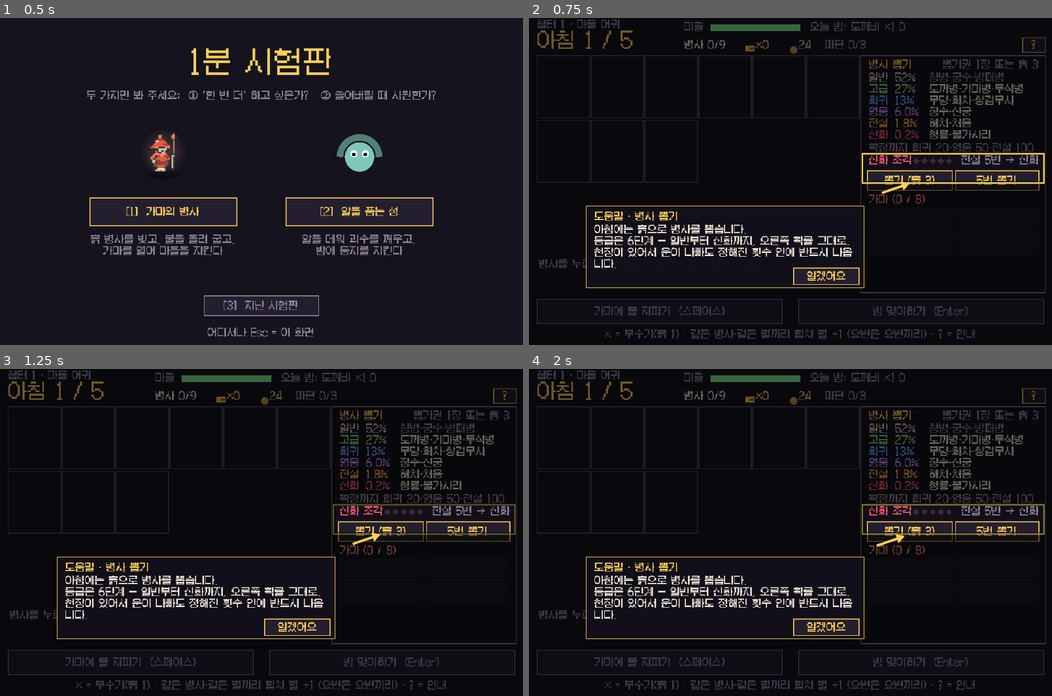
Above: before the commit, frames 1-4 (two rows, left to right).
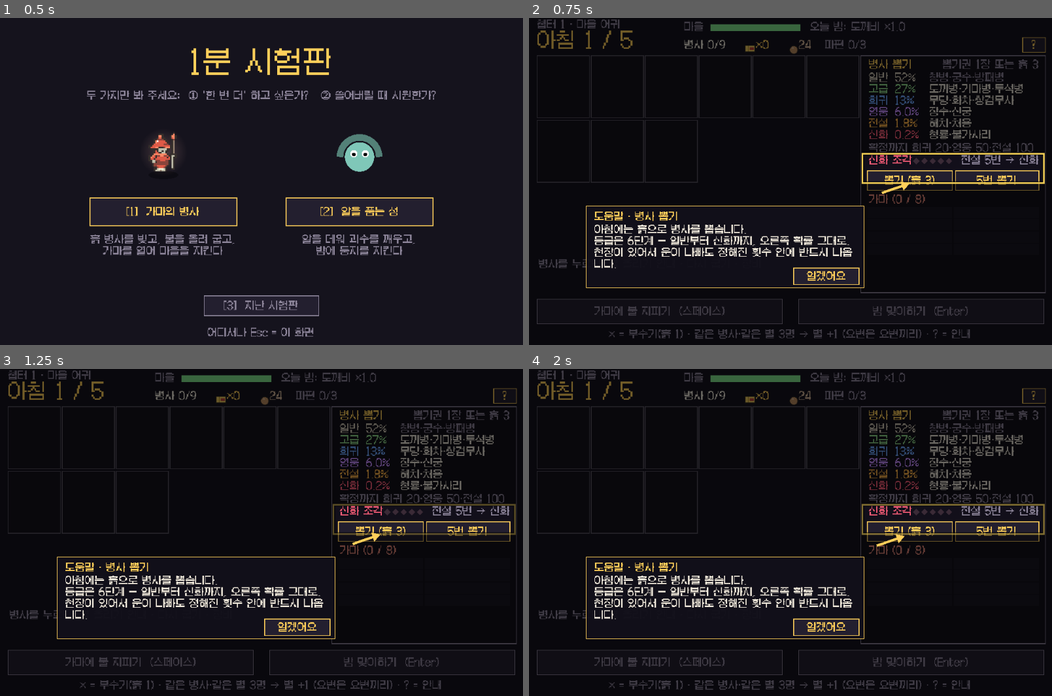
Above: after the commit, the same moments.

Repository: ychan94/game
Game: Godot game, scene res://src/game/launcher.tscn
Two runs of this game, one before a commit and one after it. Both use one fixed random seed, a clock stepped at 60 frames per second and the inputs below.
Inputs (mouse positions are in pixels of both pictures, inside the frame that each line leads up to):
- Up to frame 1 (0.5 s): no input
- Up to frame 2 (0.75 s): tap Enter at 0.5 s; move the mouse to (905, 165) at 0.52 s; hold D from 0.53 s (still down); tap 1 at 0.6 s; click (905, 165) at 0.67 s
- Up to frame 3 (1.25 s): keep holding D; tap Space at 0.77 s
- Up to frame 4 (2 s): release D at 1.25 s; tap Space at 1.25 s; drag from (685, 548) to (764, 597) at 1.27 s

Frame 1 is identical in both runs. In frame 2, 0.8% of the frame differs, in the area x 13-86%, y 70-98%; in frame 3, 0.8%; in frame 4, 0.8%.

Commit message:
별 올리기: 모든 단계를 같은 병사·같은 별 3명으로
사용자: "그럼 별 5개까지는 확장하는거 그대로 가고, 별을 업그레이드할 때,
같은 거 3개씩만 합쳐서 하는걸로 하자."

- data.gd MERGE_COUNT 3, merge_need 는 늘 3 (★1→★5, 요변은 요변끼리 그대로)
- 튜토리얼·안내 문구, 테스트 갱신

검사: p0 8, p1 37 (5밤·챕터 균형 포함), boss 5 통과. 재미 판단은 사용자 몫.

Co-Authored-By: Claude Opus 5.5 <noreply@anthropic.com>
Claude-Session: https://claude.ai/code/session_013YWHGz7E5qjq6QhV64LkwS

Diff:
--- a/src/game/kiln_scene.gd
+++ b/src/game/kiln_scene.gd
@@ -356,7 +356,7 @@
 	# 진행
 	button(Rect2(10, 344, 300, 30), "가마에 불 지피기  (스페이스)", "fire_go", C["fire"].lightened(0.3), not run.queue.is_empty())
 	button(Rect2(330, 344, 300, 30), "밤 맞이하기  (Enter)" if run.queue.is_empty() else "가마를 먼저 여세요", "night_go", C["accent"], run.queue.is_empty() and not run.army.is_empty())
-	text(Vector2(0, 392), "× = 부수기(흙 %d) · 같은 병사·같은 별끼리 합쳐 별 +1 (요변은 요변끼리) · ? = 안내" % PD.CLAY_SMASH_BACK, C["dim"], 12, 640.0, HORIZONTAL_ALIGNMENT_CENTER)
+	text(Vector2(0, 392), "× = 부수기(흙 %d) · 같은 병사·같은 별 3명 → 별 +1 (요변은 요변끼리) · ? = 안내" % PD.CLAY_SMASH_BACK, C["dim"], 12, 640.0, HORIZONTAL_ALIGNMENT_CENTER)
 	if show_help:
 		_draw_help()
 	elif tut_now != "":
@@ -507,8 +507,8 @@
 const TUT := {
 	"draw": ["병사 뽑기", "아침에는 흙으로 병사를 뽑습니다.\n등급은 6단계 — 일반부터 신화까지, 오른쪽 확률 그대로.\n천장이 있어서 운이 나빠도 정해진 횟수 안에 반드시 나옵니다.", Rect2(410, 168, 218, 32)],
 	"fire": ["가마에 굽기", "뽑은 병사는 가마에서 구워야 군대에 들어옵니다.\n불을 세게 올릴수록 상품·요변(힘 ×1.5·×2.6)이 잘 나오고,\n불 4까지는 절대 깨지지 않습니다.", Rect2(6, 340, 308, 38)],
-	"star": ["별 올리기", "같은 병사·같은 별끼리 합치면 별이 오릅니다 (확정).\n★→★★ 2명 · ★★→★★★ 3명 · →★4 4명 · →★5 5명\n유약은 달라도 되지만, 요변은 요변끼리만 합칩니다.", Rect2(202, 310, 200, 32)],
-	"full": ["자리가 꽉 찼습니다", "이제부터는 숫자보다 '키우기'입니다.\n· 같은 병사 3명 합치기 → 별 +1   · 다시 굽기 → 요변을 노림\n카드 오른쪽 위 1/2 표시가 합치기까지 모인 수입니다.", Rect2(6, 42, 400, 240)],
+	"star": ["별 올리기", "같은 병사·같은 별 3명을 합치면 별이 오릅니다 (확정).\n★1 → ★2 → … → ★5 까지, 단계마다 3명씩.\n유약은 달라도 되지만, 요변은 요변끼리만 합칩니다.", Rect2(202, 310, 200, 32)],
+	"full": ["자리가 꽉 찼습니다", "이제부터는 숫자보다 '키우기'입니다.\n· 같은 병사 3명 합치기 → 별 +1   · 다시 굽기 → 요변을 노림\n카드 오른쪽 위 2/3 표시가 합치기까지 모인 수입니다.", Rect2(6, 42, 400, 240)],
 	"equip": ["장비", "챕터 3부터 밤을 넘기면 장비를 얻습니다.\n병사를 고르고 '장비' 칸에서 눌러 끼우세요.\n칼날 공격력 · 갑옷 체력 · 부적 공격 속도 · 호리병 회복", Rect2(518, 48, 112, 22)],
 }
 
--- a/src/proto/data.gd
+++ b/src/proto/data.gd
@@ -213,14 +213,17 @@
 const TICKETS_PER_NIGHT := 2      # 밤을 넘기면 뽑기권 (1장 = 뽑기 1번, 흙 없이)
 const TICKET_PER_KILLS := 12      # 처치 12마리마다 뽑기권 1장 더
 const TICKETS_BOSS := 3           # 대장을 쓰러뜨리면 뽑기권 더
-## 별 올리기: 같은 병사·같은 별끼리 합친다. ★→★★ 2명, ★★→★★★ 3명, ★★★→★★★★ 4명, ★★★★→★★★★★ 5명
+## 별 올리기: 같은 병사·같은 별 3명을 합치면 별 +1 (★5 까지). 사용자: "같은 거 3개씩만 합쳐서 하는걸로 하자"
 ## 요변은 요변끼리만 (사용자 요청)
 const MAX_STAR := 5
 const STAR_MUL := {1: 1.0, 2: 1.6, 3: 2.5, 4: 3.8, 5: 5.6}
 
 
-static func merge_need(star: int) -> int:
-	return star + 1
+const MERGE_COUNT := 3
+
+
+static func merge_need(_star: int) -> int:
+	return MERGE_COUNT
 
 
 # ---------- 장비 (챕터 3부터) ----------
--- a/src/proto/kiln_run.gd
+++ b/src/proto/kiln_run.gd
@@ -159,7 +159,7 @@
 	return "%s|%d|%s" % [s["role"], s["star"], "legend" if s["tier"] == "legend" else "plain"]
 
 
-## 지금 합칠 수 있는 묶음 (★→★★ 2명, ★★→★★★ 3명 …). 가마에 넣은 병사는 뺀다
+## 지금 합칠 수 있는 묶음 (같은 병사·같은 별 3명). 가마에 넣은 병사는 뺀다
 func merge_groups() -> Array:
 	var by := {}
 	for s in army:
--- a/tests/test_kiln_run.gd
+++ b/tests/test_kiln_run.gd
@@ -263,18 +263,20 @@
 	return true
 
 
-## 별 올리기: 같은 병사·같은 별끼리 ★→★★ 2명, ★★→★★★ 3명 … ★★★★→★★★★★ 5명. 요변은 요변끼리만
+## 별 올리기: 같은 병사·같은 별 3명 → 별 +1, ★5 까지. 요변은 요변끼리만
 func test_merge_stars_up_to_five() -> bool:
 	var run = KilnRun.new(2)
 	run.chapter = 9
 	check(PD.MAX_STAR == 5, "별은 5개까지")
 	for st in range(1, 5):
-		check(PD.merge_need(st) == st + 1, "★%d → ★%d 은 %d명" % [st, st + 1, st + 1])
-	# ★ 2명 (유약 달라도) → ★★
+		check(PD.merge_need(st) == 3, "★%d → ★%d 은 3명" % [st, st + 1])
+	# ★ 3명 (유약 달라도) → ★★
 	run._add_soldier("spear", "fire", "normal")
 	run._add_soldier("spear", "water", "fine")
+	check(run.merge_groups().is_empty(), "★ 2명으로는 못 합친다")
+	run._add_soldier("spear", "earth", "normal")
 	var g: Array = run.merge_groups()
-	check(g.size() == 1 and g[0].size() == 2, "★ 2명이면 합칠 수 있다")
+	check(g.size() == 1 and g[0].size() == 3, "★ 3명이면 합칠 수 있다")
 	var m: Dictionary = run.merge(g[0])
 	check(m["star"] == 2 and m["tier"] == "fine" and m["element"] == "water", "별 +1, 품질은 좋은 것, 유약은 그 병사 것: %s" % [m])
 	# ★★ 는 3명 필요
@@ -292,8 +294,10 @@
 	check(r2.merge_groups().is_empty(), "요변과 보통은 못 합친다")
 	check(r2.merge([r2.army[0]["id"], r2.army[1]["id"]]).is_empty(), "억지로 합쳐도 안 된다")
 	r2._add_soldier("archer", "water", "legend")
+	check(r2.merge_groups().is_empty(), "요변 2명 + 보통 1명은 못 합친다")
+	r2._add_soldier("archer", "earth", "legend")
 	var g2: Array = r2.merge_groups()
-	check(g2.size() == 1 and r2.merge(g2[0])["tier"] == "legend", "요변 2명은 요변 ★★ 로")
+	check(g2.size() == 1 and r2.merge(g2[0])["tier"] == "legend", "요변 3명은 요변 ★★ 로")
 	# ★★★★★ 는 더 못 올린다
 	var r3 = KilnRun.new(4)
 	r3.chapter = 9
@@ -321,6 +325,7 @@
 	r2.night = PD.KILN_NIGHTS
 	r2._add_soldier("spear", "fire", "normal")
 	r2._add_soldier("spear", "water", "normal")
+	r2._add_soldier("spear", "earth", "normal")
 	var b2 = r2.start_night()
 	b2.units = b2.units.filter(func(u): return u.team == "ally")
 	b2.spawn_queue = []
Not shown, changed: work/2026-11-28-다듬기/NOTES.md
